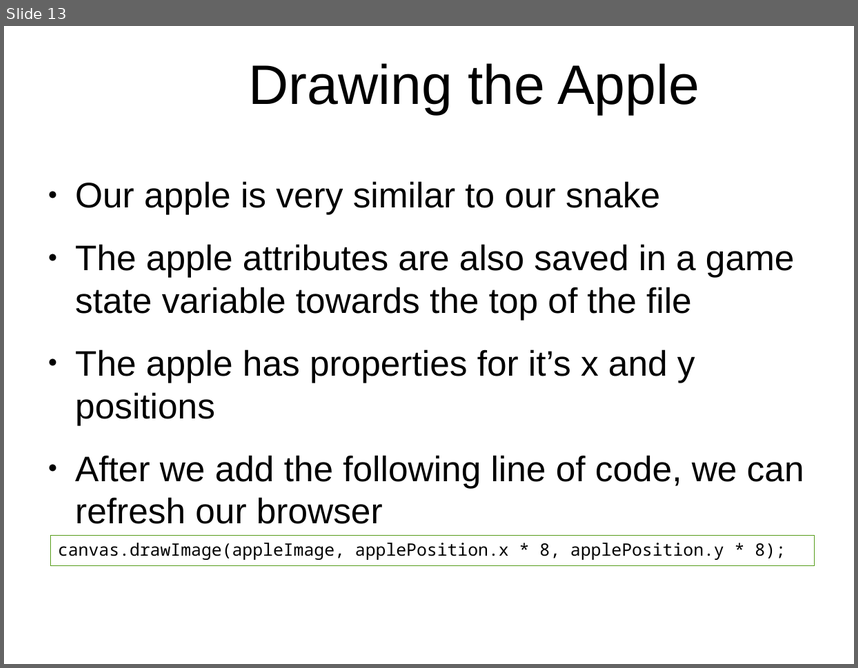
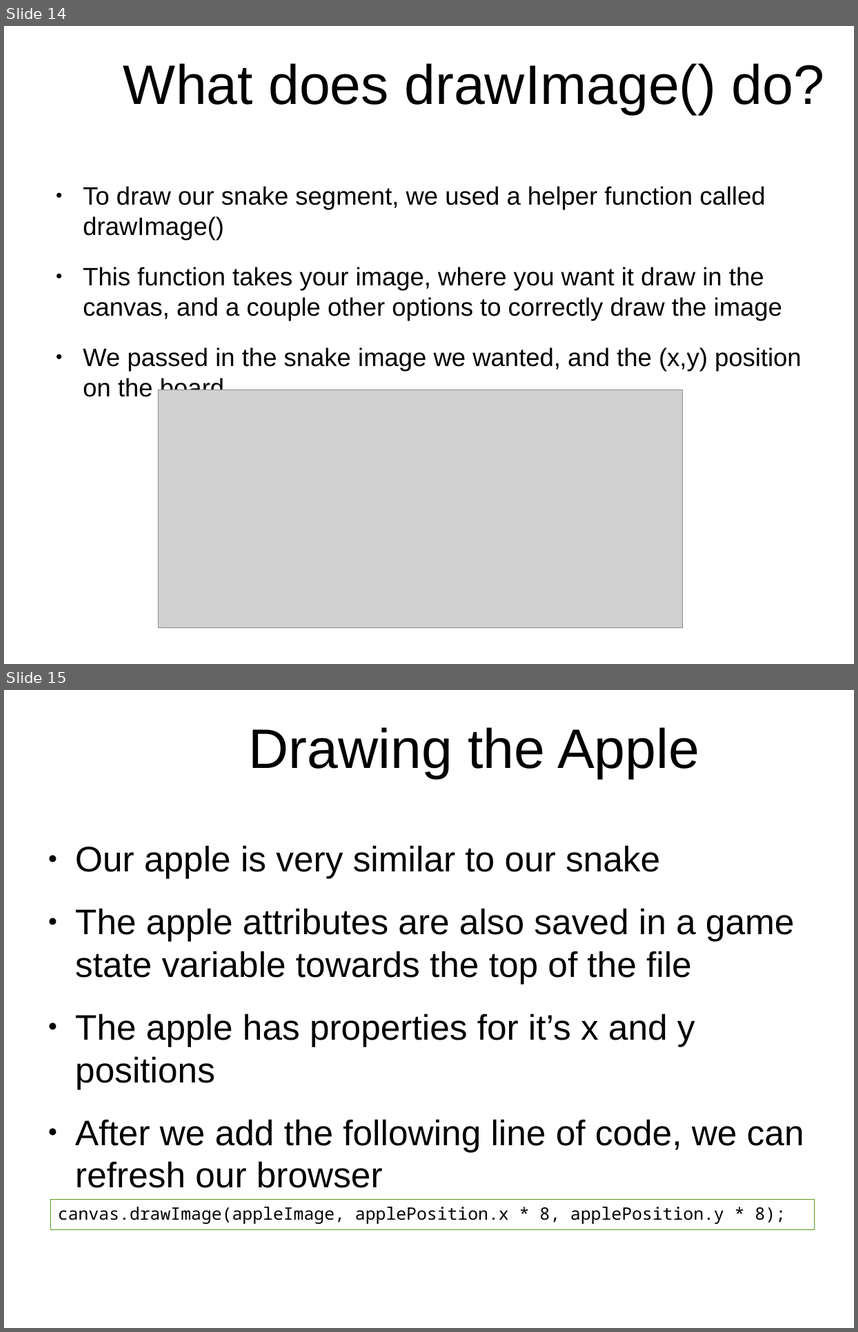
Before and after one commit to originalgrego/Slithers, a slide deck: Slithers - Explorathon 2018.odp. Shown one above the other, each under a label of ours: slide 13 before the commit, slides 14 and 15 after it. The pictures are 858x668 and 858x1332 pixels, drawn with LibreOffice and Linux fonts; fonts in the diff are those of the drawing; grey boxes stand for pictures; background and template pictures are left out. Boxes give left, top, right and bottom in pixels: in the first picture for what was removed or moved away, otherwise in the second. Text is boxed around its words. In the diff, an @@ line names an element or a change of style, - is before the commit and + after.

Commit message:
Updating presentation images with new code changes, adding more explanatory slides to helper functions, adding in slides about rotation, and adding more presentation images for all the new slides

```diff
--- a/Slithers - Explorathon 2018.odp
+++ b/Slithers - Explorathon 2018.odp
@@ slide 14 added at bbox=[4, 26, 854, 664], background picture (left out) @@
@@ title added at bbox=[123, 63, 824, 114], 51.9 pt, text #000000 @@
+What does drawImage() do?
@@ text added at bbox=[83, 186, 802, 390], 23.5 pt, text #000000 @@
+● To draw our snake segment, we used a helper function called drawImage()
+● This function takes your image, where you want it draw in the canvas, and a couple other options to correctly draw the image
+● We passed in the snake image we wanted, and the (x,y) position on the board
@@ picture added at bbox=[159, 390, 683, 628] @@
@@ what was slide 13 is now slide 15 @@
```
Also in this commit, not shown: 12 slides changed, 6 other slides added, 1 slide removed, 6 other files.
